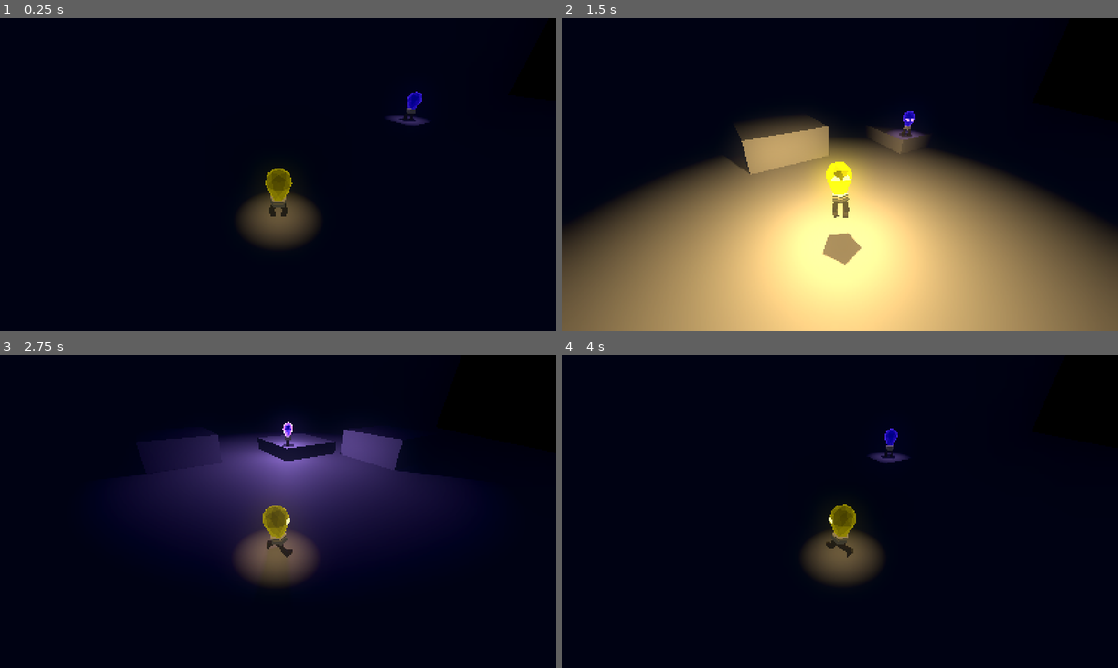
Above: before the commit, frames 1-4 (two rows, left to right).
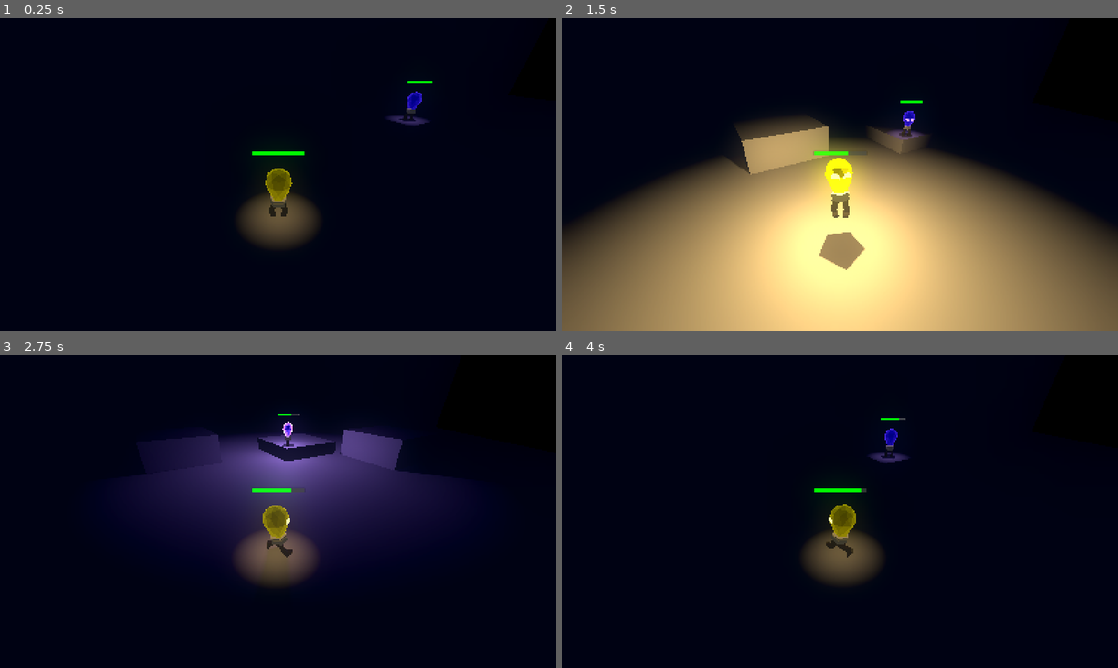
Above: after the commit, the same moments.

Repository: LowPolyFreak/EllieDeesAdventure
Game: Godot game, scene res://Scenes/main.tscn
The game is run twice, just before and just after one commit, with the same random seed, the same clock (stepped at 60 frames per second) and the same inputs.
Inputs:
- Up to frame 1 (0.25 s): no input
- Up to frame 2 (1.5 s): tap Enter at 0.5 s; hold D (right_p1) 0.53-1.28 s; hold Shift (glow_p1) 0.53-1.28 s; tap Down (down_p2) at 0.6 s; tap Space (jump_p1) at 0.77, 1.07 s; hold S (down_p1) from 1.28 s (still down); tap Shift (glow_p1) at 1.35 s
- Up to frame 3 (2.75 s): tap Space (jump_p1) at 1.52, 1.82 s; tap Keypad 0 (glow_p2) at 1.55 s; release S (down_p1) at 2.03 s; hold D (right_p1) from 2.03 s (still down); hold Keypad 0 (glow_p2) from 2.03 s (still down); tap Left (left_p2) at 2.3 s
- Up to frame 4 (4 s): release D (right_p1) at 2.78 s; release Keypad 0 (glow_p2) at 2.78 s; hold W (up_p1) 2.78-3.53 s; tap Left (left_p2) at 2.85 s; tap Space (jump_p1) at 3.02, 3.32, 3.77 s; tap Right (right_p2) at 3.05, 3.6 s; hold A (left_p1) from 3.53 s (still down); tap Up (up_p2) at 3.8 s

The runs differ from the first frame. In frame 1, 0.2% of the frame differs, in the area x 45-78%, y 20-44%; in frame 2, 0.6%, in the area x 45-65%, y 26-81%; in frame 3, 0.1%; in frame 4, 0.2%.

Commit message:
Glow polish

Diff:
--- /dev/null
+++ b/Scenes/battery_bar_3d.tscn
@@ -0,0 +1,31 @@
+[gd_scene load_steps=4 format=3 uid="uid://dcqfo2i68pyr"]
+
+[ext_resource type="Script" path="res://Scripts/battery_bar_3d.gd" id="1_tm520"]
+
+[sub_resource type="StyleBoxFlat" id="StyleBoxFlat_k0osk"]
+bg_color = Color(0.189328, 0.189328, 0.189328, 1)
+border_width_left = 2
+border_width_top = 2
+border_width_right = 2
+border_width_bottom = 2
+border_color = Color(0.28485, 0.28485, 0.28485, 1)
+
+[sub_resource type="StyleBoxFlat" id="StyleBoxFlat_qop2l"]
+
+[node name="BatteryBar3D" type="ProgressBar"]
+anchors_preset = 8
+anchor_left = 0.5
+anchor_top = 0.5
+anchor_right = 0.5
+anchor_bottom = 0.5
+offset_left = -73.0
+offset_top = -6.0
+offset_right = 73.0
+offset_bottom = 7.0
+grow_horizontal = 2
+grow_vertical = 2
+theme_override_styles/background = SubResource("StyleBoxFlat_k0osk")
+theme_override_styles/fill = SubResource("StyleBoxFlat_qop2l")
+max_value = 1.0
+show_percentage = false
+script = ExtResource("1_tm520")
--- a/Scenes/ellie.tscn
+++ b/Scenes/ellie.tscn
@@ -1,10 +1,11 @@
-[gd_scene load_steps=15 format=4 uid="uid://csgj0877gbjpp"]
+[gd_scene load_steps=17 format=4 uid="uid://csgj0877gbjpp"]
 
 [ext_resource type="Script" path="res://Scripts/player.gd" id="1_frd3r"]
 [ext_resource type="PackedScene" uid="uid://ciubfap47dwnm" path="res://Scenes/ellie_model.tscn" id="2_mu1gt"]
 [ext_resource type="Material" uid="uid://cyk38prcwxmsl" path="res://Material/color_palette_emmisive.tres" id="3_pbjm5"]
 [ext_resource type="Material" uid="uid://byc3xoua2il2x" path="res://Material/bulb.tres" id="4_2p4uu"]
 [ext_resource type="Texture2D" uid="uid://db135dfjansp2" path="res://Textures/EyeExpressions.png" id="5_oxu16"]
+[ext_resource type="PackedScene" uid="uid://dcqfo2i68pyr" path="res://Scenes/battery_bar_3d.tscn" id="6_hhy37"]
 
 [sub_resource type="CapsuleShape3D" id="CapsuleShape3D_w0xbe"]
 
@@ -109,6 +110,9 @@
 nodes/output/position = Vector2(280, 60)
 node_connections = [&"Jump", 0, &"Movement", &"Jump", 1, &"Anim Jump", &"Movement", 0, &"Anim Idle", &"Movement", 1, &"Anim Run", &"output", 0, &"Jump"]
 
+[sub_resource type="ViewportTexture" id="ViewportTexture_s5hld"]
+viewport_path = NodePath("SubViewport")
+
 [node name="Ellie" type="CharacterBody3D"]
 script = ExtResource("1_frd3r")
 rotation_speed = 10
@@ -120,17 +124,17 @@
 [node name="EllieModel" parent="." instance=ExtResource("2_mu1gt")]
 
 [node name="Skeleton3D" parent="EllieModel/Armature" index="0"]
-bones/0/position = Vector3(0.00799516, 0.489715, -0.0159125)
-bones/0/rotation = Quaternion(0.00274923, -0.000838283, -0.000818663, 0.999996)
-bones/1/rotation = Quaternion(0.0525817, -0.138982, 0.975834, 0.160212)
+bones/0/position = Vector3(0.00961143, 0.483821, -0.0217532)
+bones/0/rotation = Quaternion(-0.0391311, -0.00359804, -0.00160897, 0.999226)
+bones/1/rotation = Quaternion(0.0628874, -0.183427, 0.966941, 0.165604)
 bones/1/scale = Vector3(1, 1, 1)
-bones/2/rotation = Quaternion(0.438067, -0.00388017, 0.204749, 0.875306)
-bones/3/rotation = Quaternion(-0.852034, -0.0288166, -0.0355077, 0.521485)
+bones/2/rotation = Quaternion(0.45573, -0.00383116, 0.213004, 0.864248)
+bones/3/rotation = Quaternion(-0.859708, -0.02373, -0.0331657, 0.509156)
 bones/3/scale = Vector3(1, 1, 1)
-bones/4/rotation = Quaternion(-0.0407878, -0.142568, 0.978963, -0.140151)
+bones/4/rotation = Quaternion(-0.0423579, -0.191353, 0.970228, -0.142296)
 bones/4/scale = Vector3(1, 1, 1)
-bones/5/rotation = Quaternion(0.444004, 0.00386398, -0.207524, 0.871653)
-bones/6/rotation = Quaternion(-0.85673, 0.0307697, 0.0601971, 0.511316)
+bones/5/rotation = Quaternion(0.464127, 0.00380695, -0.216929, 0.858786)
+bones/6/rotation = Quaternion(-0.864833, 0.0264728, 0.0638259, 0.497281)
 bones/6/scale = Vector3(1, 1, 1)
 bones/7/position = Vector3(-0.187498, 0.245262, -0.282433)
 bones/8/position = Vector3(-0.170884, 0.0506439, 0.0332276)
@@ -143,7 +147,7 @@
 bones/10/scale = Vector3(1, 1, 1)
 
 [node name="BoneAttachment3D" parent="EllieModel/Armature/Skeleton3D" index="0"]
-transform = Transform3D(0.999997, 0.00163271, -0.00168106, -0.00164193, 0.999984, -0.00549706, 0.00167206, 0.00549981, 0.999983, 0.00799516, 0.489715, -0.0159125)
+transform = Transform3D(0.999969, 0.00349703, -0.00706459, -0.00293385, 0.996932, 0.0782132, 0.00731643, -0.07819, 0.996912, 0.00961143, 0.483821, -0.0217532)
 
 [node name="OmniLight3D" parent="EllieModel/Armature/Skeleton3D/BoneAttachment3D" index="0"]
 light_energy = 0.25
@@ -171,4 +175,31 @@
 parameters/Movement/transition_request = ""
 parameters/Movement/current_index = 0
 
+[node name="Timers" type="Node" parent="."]
+
+[node name="BatteryDrainTimer" type="Timer" parent="Timers"]
+wait_time = 0.25
+
+[node name="BatteryChargeTimer" type="Timer" parent="Timers"]
+wait_time = 0.5
+
+[node name="BurnoutTimer" type="Timer" parent="Timers"]
+wait_time = 5.0
+one_shot = true
+
+[node name="SubViewport" type="SubViewport" parent="."]
+disable_3d = true
+transparent_bg = true
+
+[node name="BatteryBar3D" parent="SubViewport" instance=ExtResource("6_hhy37")]
+
+[node name="BatteryBarSprite" type="Sprite3D" parent="."]
+transform = Transform3D(1, 0, 0, 0, 1, 0, 0, 0, 1, 0, 2.22497, 0)
+billboard = 1
+texture = SubResource("ViewportTexture_s5hld")
+
+[connection signal="timeout" from="Timers/BatteryDrainTimer" to="." method="_on_battery_drain_timer_timeout"]
+[connection signal="timeout" from="Timers/BatteryChargeTimer" to="." method="_on_battery_charge_timer_timeout"]
+[connection signal="timeout" from="Timers/BurnoutTimer" to="." method="_on_burnout_timer_timeout"]
+
 [editable path="EllieModel"]
--- a/Scenes/main.tscn
+++ b/Scenes/main.tscn
@@ -146,19 +146,19 @@
 [node name="Dee" parent="." instance=ExtResource("2_2yub6")]
 transform = Transform3D(1, 0, 0, 0, 1, 0, 0, 0, 1, 1.60304, 1, -1.70159)
 
-[node name="AnimatableBody3D" type="AnimatableBody3D" parent="."]
+[node name="MovingPlatformTest" type="AnimatableBody3D" parent="."]
 transform = Transform3D(0.860466, 0, 0.509507, 0, 1, 0, -0.509507, 0, 0.860466, 8.22636, 1, -3.33793)
+metadata/_edit_group_ = true
 
-[node name="Block3" type="MeshInstance3D" parent="AnimatableBody3D"]
+[node name="Block3" type="MeshInstance3D" parent="MovingPlatformTest"]
 transform = Transform3D(1, 0, 2.98023e-08, 0, 1, 0, -2.98023e-08, 0, 1, 0, 0, 0)
 mesh = SubResource("BoxMesh_ocupg")
 skeleton = NodePath("../../BG")
-metadata/_edit_group_ = true
 
-[node name="CollisionShape3D" type="CollisionShape3D" parent="AnimatableBody3D"]
+[node name="CollisionShape3D" type="CollisionShape3D" parent="MovingPlatformTest"]
 shape = SubResource("ConcavePolygonShape3D_ts4oa")
 
-[node name="AnimationPlayer" type="AnimationPlayer" parent="AnimatableBody3D"]
+[node name="AnimationPlayer" type="AnimationPlayer" parent="MovingPlatformTest"]
 libraries = {
 "": SubResource("AnimationLibrary_uhvqq")
 }
--- /dev/null
+++ b/Scripts/battery_bar_3d.gd
@@ -0,0 +1,11 @@
+extends ProgressBar
+
+var style = get_theme_stylebox("fill")
+
+func _process(_delta: float) -> void:
+	if value > 0.3:
+		style.bg_color = Color.GREEN
+		print("green")
+	else:
+		style.bg_color = Color.WHITE
+		print("red")
--- a/Scripts/player.gd
+++ b/Scripts/player.gd
@@ -13,21 +13,44 @@
 @onready var camera_follow = $SpringArmPivot/SpringArm3D/CameraFollow
 @onready var omni_light_3d = $EllieModel/Armature/Skeleton3D/BoneAttachment3D/OmniLight3D
 @onready var ellie_model = $EllieModel
-@onready var bulb_mat = $EllieModel/Armature/Skeleton3D/Bulb.get_active_material(1) as ShaderMaterial
+@onready var bulb: MeshInstance3D = $EllieModel/Armature/Skeleton3D/Bulb
+@onready var bulb_mat = bulb.get_active_material(1) as ShaderMaterial
+@onready var original_size = bulb.scale
+@onready var battery_charge_timer: Timer = $Timers/BatteryChargeTimer
+@onready var battery_drain_timer: Timer = $Timers/BatteryDrainTimer
+@onready var burnout_timer: Timer = $Timers/BurnoutTimer
+@onready var battery_bar_3d: ProgressBar = $SubViewport/BatteryBar3D
 
 const SPEED = 5.0
 const JUMP_VELOCITY = 12
 
 var last_direction = Vector3.FORWARD
 var in_air = false
+var battery: float = 1.0
+
+#Inputs
+var up = "up_p1"
+var down = "down_p1"
+var left = "left_p1"
+var right = "right_p1"
+var jump = "jump_p1"
+var glow = "glow_p1"
 
 var starting_glow = false
 
 func _ready():
 	if !player_1:
 		camera_follow.current = false
+		up = "up_p2"
+		down = "down_p2"
+		left = "left_p2"
+		right = "right_p2"
+		jump = "jump_p2"
+		glow = "glow_p2"
 
 func _physics_process(delta):
+
+	battery_bar_3d.value = battery
 	# Add the gravity.
 	if not is_on_floor():
 		velocity += get_gravity() * delta * 3
@@ -40,20 +63,12 @@
 
 	# Handle jump.
 
-	if Input.is_action_just_pressed("jump_p1") and is_on_floor() and player_1:
-		velocity.y = JUMP_VELOCITY
-	elif Input.is_action_just_pressed("jump_p2") and is_on_floor() and !player_1:
+	if Input.is_action_just_pressed(jump) and is_on_floor():
 		velocity.y = JUMP_VELOCITY
 
-	# Get the input direction and handle the movement/deceleration.
-	# As good practice, you should replace UI actions with custom gameplay actions.
-	var input_dir
-	if player_1:
-		input_dir = Input.get_vector("left_p1", "right_p1", "up_p1", "down_p1")
-	else:
-		input_dir = Input.get_vector("left_p2", "right_p2", "up_p2", "down_p2")
+	var input_dir = Input.get_vector(left, right, up, down)
+	var direction = (transform.basis * Vector3(input_dir.x, 0, input_dir.y)).normalized()
 
-	var direction = (transform.basis * Vector3(input_dir.x, 0, input_dir.y)).normalized()
 	if direction:
 		animation_tree.set("parameters/Movement/transition_request", "Run")
 		last_direction = direction
@@ -67,13 +82,16 @@
 
 	move_and_slide()
 
-	if bool(Input.is_action_pressed("glow_p1") and player_1) or bool(Input.is_action_pressed("glow_p2") and !player_1):
+	if Input.is_action_pressed(glow) and burnout_timer.is_stopped():
 		if !starting_glow:
 			omni_light_3d.light_energy = lerpf(omni_light_3d.light_energy, glow_energy + 10, delta * 30)
 			omni_light_3d.omni_range = lerpf(omni_light_3d.omni_range, glow_light_range + 1, delta * 30)
 			bulb_mat.set_shader_parameter("intensity", lerpf(bulb_mat.get_shader_parameter("intensity"), 7.0, delta * 30))
+			bulb.scale = original_size + Vector3(0.25, 0.25, 0.25)
 			if omni_light_3d.light_energy >= glow_energy + 9:
 				starting_glow = true
+				battery_charge_timer.stop()
+				battery_drain_timer.start()
 		else:
 			omni_light_3d.light_energy = lerpf(omni_light_3d.light_energy, glow_energy, delta * 15)
 			omni_light_3d.omni_range = lerpf(omni_light_3d.omni_range, glow_light_range, delta * 15)
@@ -84,7 +102,34 @@
 		omni_light_3d.omni_range = lerpf(omni_light_3d.omni_range, default_light_range, delta * 5)
 		bulb_mat.set_shader_parameter("intensity", lerpf(bulb_mat.get_shader_parameter("intensity"), 0.5, delta * 5))
 
+	bulb.scale = lerp(bulb.scale, original_size, delta * 15)
 
 	# Handle jump.
 	if Input.is_action_just_pressed("ui_cancel"):
 		get_tree().quit()
+
+func _unhandled_input(event: InputEvent):
+	if event.is_action_pressed(glow) and burnout_timer.is_stopped():
+		battery -= 0.075
+
+	elif event.is_action_released(glow) and burnout_timer.is_stopped():
+		battery_charge_timer.start()
+		battery_drain_timer.stop()
+
+func _on_battery_drain_timer_timeout() -> void:
+	battery -= 0.1
+	if battery <= 0:
+		battery = 0
+		battery_drain_timer.stop()
+		burnout_timer.start()
+
+func _on_battery_charge_timer_timeout() -> void:
+	battery += 0.05
+	if battery >= 1:
+		battery = 1
+		battery_charge_timer.stop()
+
+
+func _on_burnout_timer_timeout() -> void:
+	battery = 0.3
+	battery_charge_timer.start()
